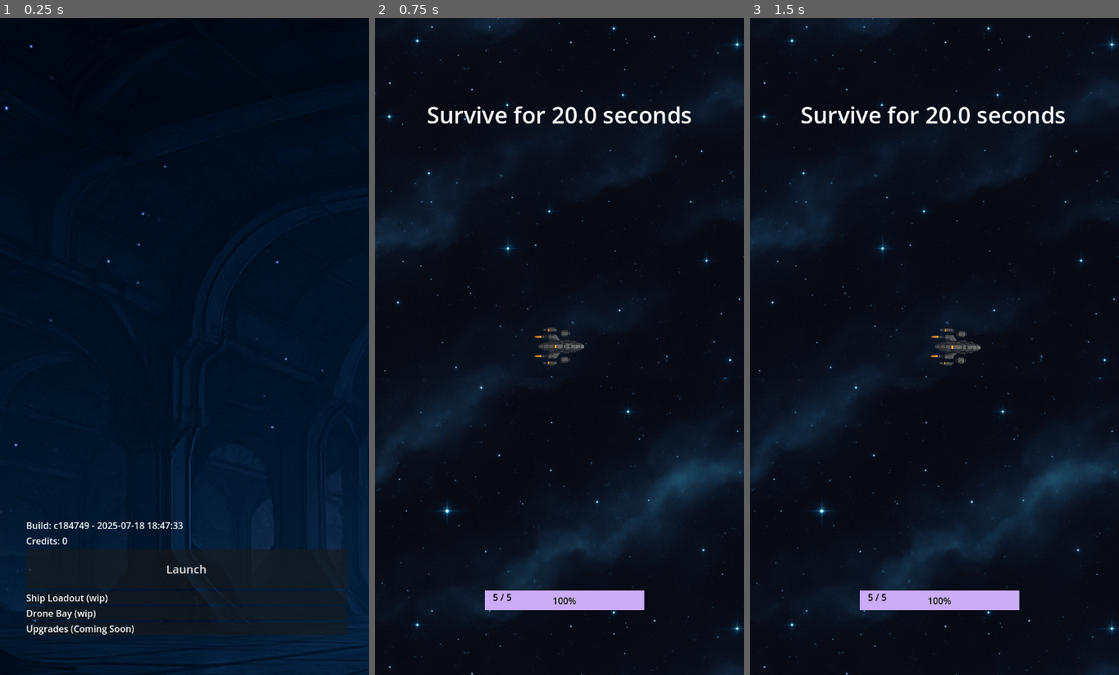
Above: before the commit, frames 1-3 (left to right).
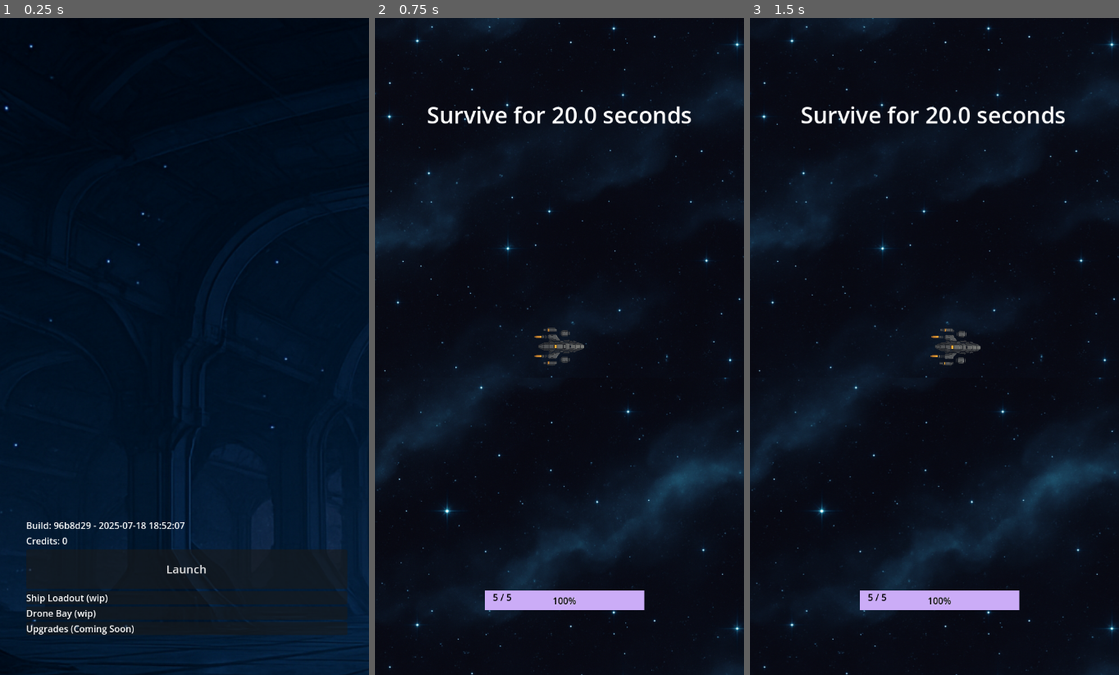
Above: after the commit, the same moments.

Repository: samjhill/echo-sector
Game: Godot game, scene res://hangar.tscn
The game is run twice, just before and just after one commit, with the same random seed, the same clock (stepped at 60 frames per second) and the same inputs.
Inputs (mouse positions are in pixels of both pictures, inside the frame that each line leads up to):
- Up to frame 1 (0.25 s): no input
- Up to frame 2 (0.75 s): click "Launch" at 0.5 s
- Up to frame 3 (1.5 s): tap Enter at 1.25 s; move the mouse to (1015, 313) at 1.27 s; hold Right (ui_right) from 1.28 s (still down); click (1015, 313) at 1.42 s

The runs differ from the first frame. In frame 1, 0.3% of the frame differs, in the area x 14-50%, y 76-78%; in frame 2, nothing differs; in frame 3, nothing differs.

Commit message:
deploy: 96b8d2979ee1a1e1452127e6584f94225b0bcf04

Diff:
--- a/build_version.gd
+++ b/build_version.gd
@@ -1,3 +1,3 @@
 # Auto-generated during build
-const BUILD_VERSION := "c184749"
-const BUILD_TIMESTAMP := "2025-07-18 18:47:33"
+const BUILD_VERSION := "96b8d29"
+const BUILD_TIMESTAMP := "2025-07-18 18:52:07"
